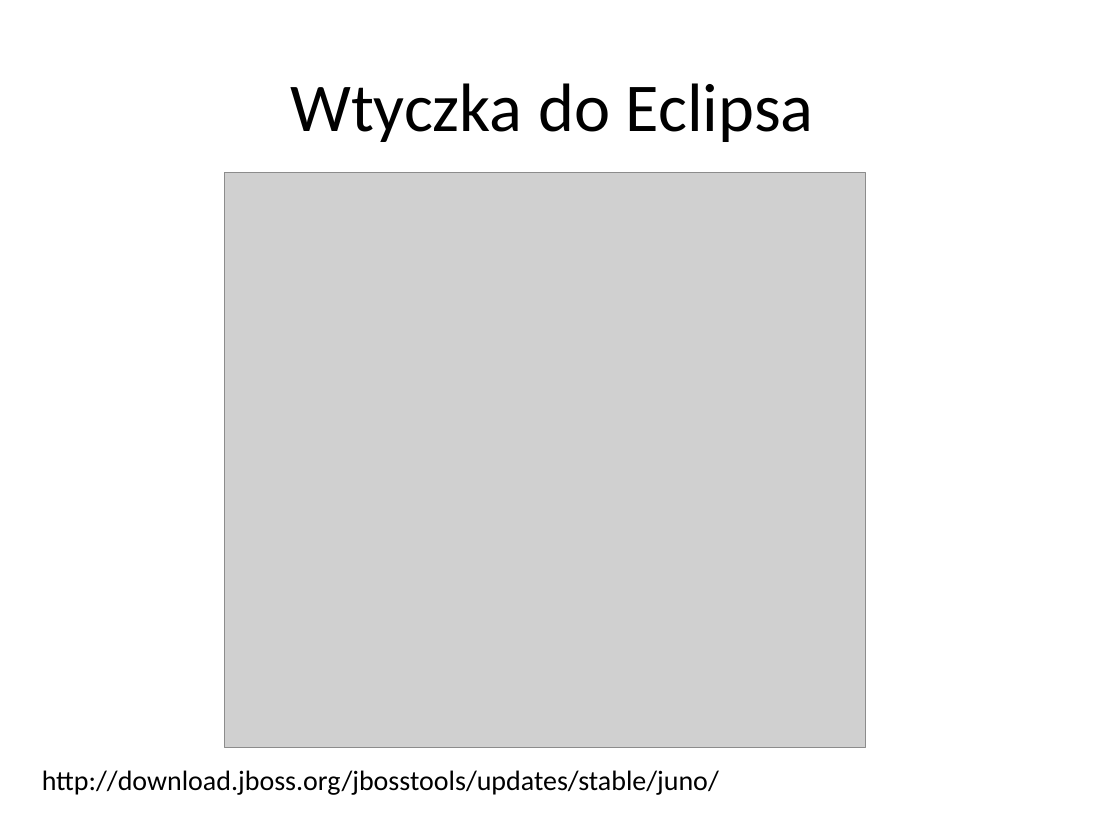
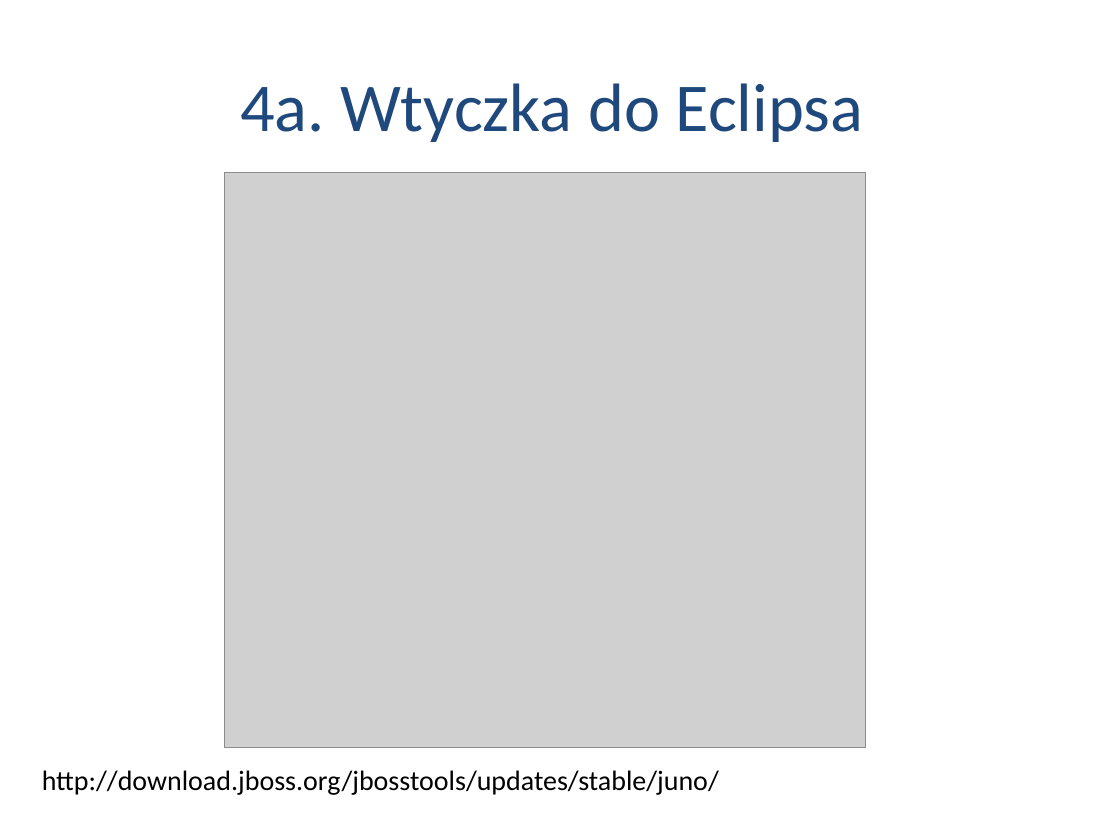
Before and after one commit to alicjasalamon/DB2, a slide deck: slide 17 of MySQL + Hibernate.pptx (slide 16 before the commit). Drawn at 1120x840 pixels with LibreOffice and Linux fonts; fonts in the diff are those of the drawing; grey boxes stand for pictures. Boxes give left, top, right and bottom in pixels: in the first picture for what was removed or moved away, otherwise in the second. Text is boxed around its words. In the diff, an @@ line names an element or a change of style, - is before the commit and + after.

```diff
--- a/MySQL + Hibernate.pptx
+++ b/MySQL + Hibernate.pptx
@@ title at bbox=[240, 83, 864, 142]: text changed; text colour #000000 to #1F497D @@
-Wtyczka do Eclipsa
+4a. Wtyczka do Eclipsa
```
Also in this commit, not shown: 24 other slides changed, 2 slides added, 1 slide removed.
